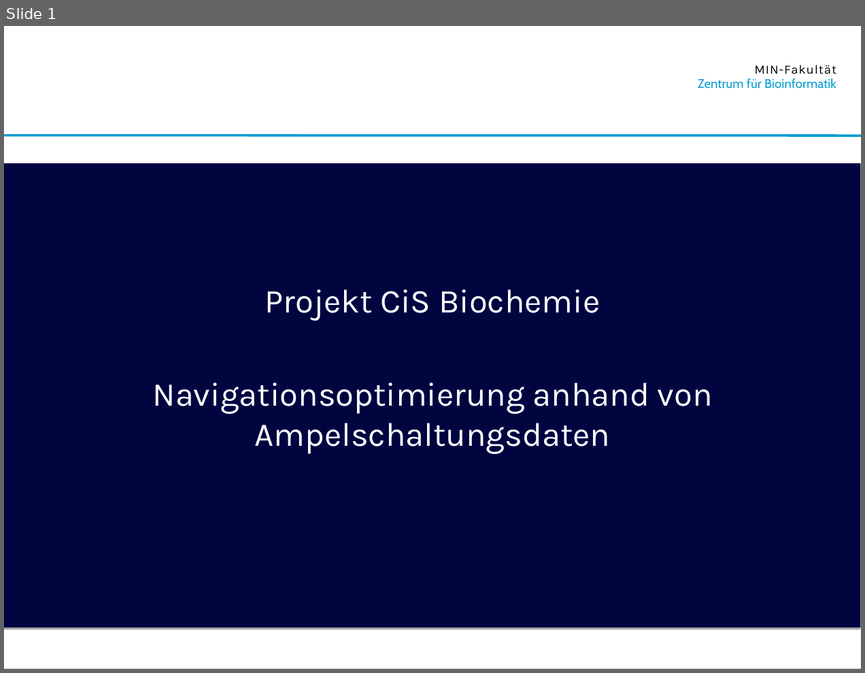
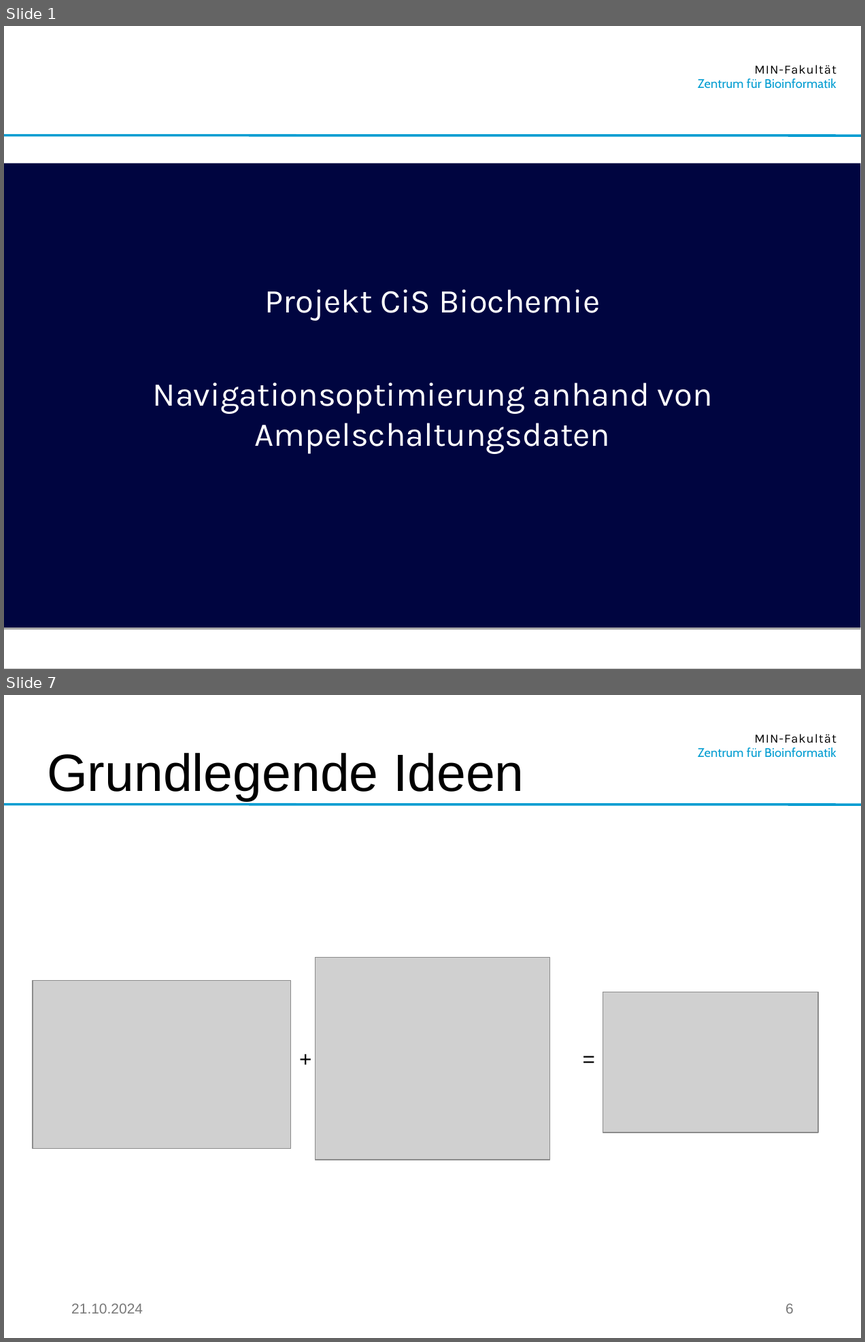
Before and after one commit to Mikkoko112/TLDHamburg, a slide deck: CiS-Projekt.pptx. Shown one above the other, each under a label of ours: slide 1 before the commit, slides 1 and 7 after it; the slides between them are not shown. The pictures are 865x673 and 865x1342 pixels, drawn with LibreOffice and Linux fonts; fonts in the diff are those of the drawing; grey boxes stand for pictures; background and template pictures are left out. Boxes give left, top, right and bottom in pixels: in the first picture for what was removed or moved away, otherwise in the second. Text is boxed around its words. In the diff, an @@ line names an element or a change of style, - is before the commit and + after.

```diff
--- a/CiS-Projekt.pptx
+++ b/CiS-Projekt.pptx
@@ slide 7 added at (4, 695, 861, 1338), background #FFFFFF; not listed: 3 template elements that a slide beside it also shows @@
@@ title added at (47, 753, 524, 801), 44 pt, text #000000 @@
+Grundlegende Ideen
@@ picture added at (315, 957, 549, 1159) @@
@@ picture added at (33, 981, 290, 1149) @@
@@ picture added at (603, 991, 818, 1132) @@
@@ text added at (291, 1041, 321, 1075), 18 pt, text #000000 @@
++
@@ text added at (574, 1041, 604, 1075), 18 pt, text #000000 @@
+=
@@ text added at (71, 1303, 143, 1313), 12 pt, text #797979 @@
+21.10.2024
@@ page number added at (785, 1303, 793, 1313), 12 pt, text #797979 @@
+6
```
Also in this commit, not shown: 6 slides changed, 5 other slides added.
